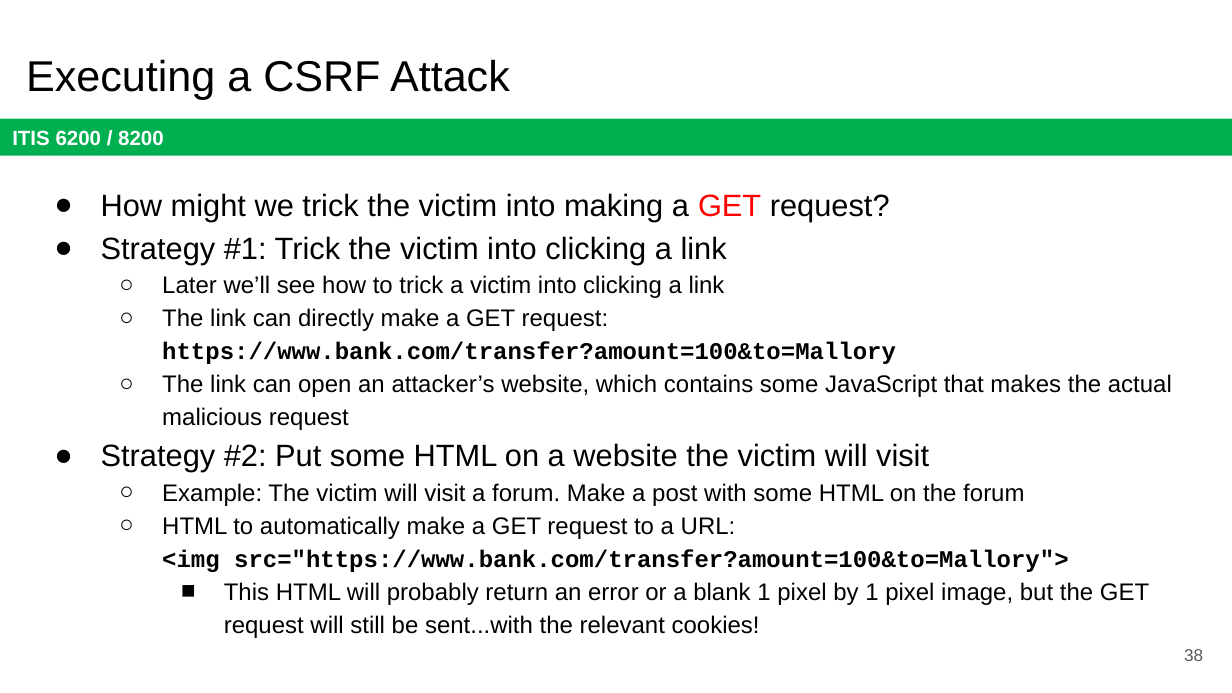
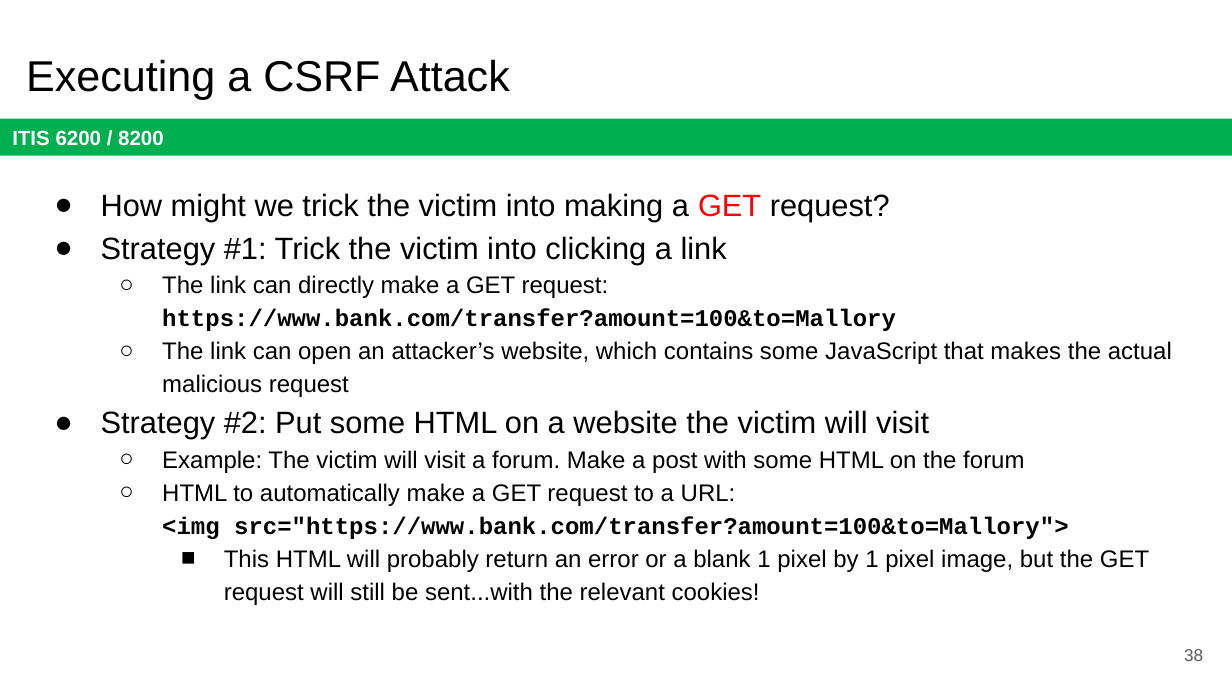
Before and after one commit to jx5c/github.io, a slide deck: slide 38 of teaching/ITIS6200/2023fa/lectures/lec11.pptx. Drawn at 1232x693 pixels with LibreOffice and Linux fonts; fonts in the diff are those of the drawing. Boxes give left, top, right and bottom in pixels: in the first picture for what was removed or moved away, otherwise in the second. Text is boxed around its words. In the diff, an @@ line names an element or a change of style, - is before the commit and + after.

```diff
--- a/teaching/ITIS6200/2023fa/lectures/lec11.pptx
+++ b/teaching/ITIS6200/2023fa/lectures/lec11.pptx
@@ text at (162, 275, 725, 298): paragraph removed @@
-  ○ Later we’ll see how to trick a victim into clicking a link
```
Also in this commit, not shown: 1 other slide changed, 1 slide added, 1 other file.
